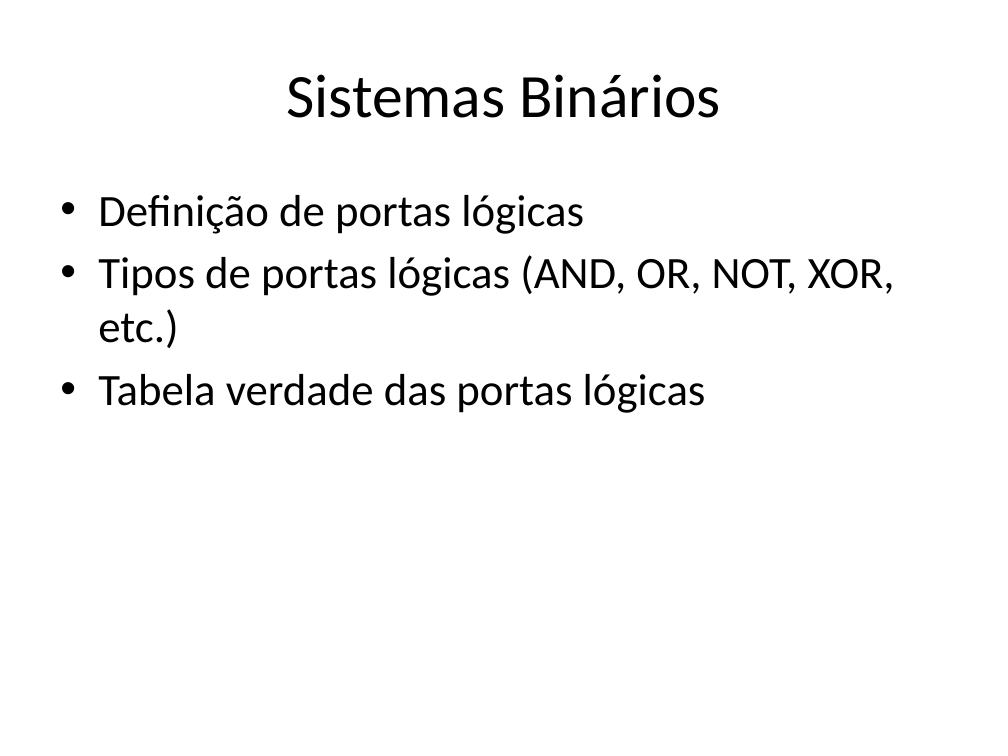
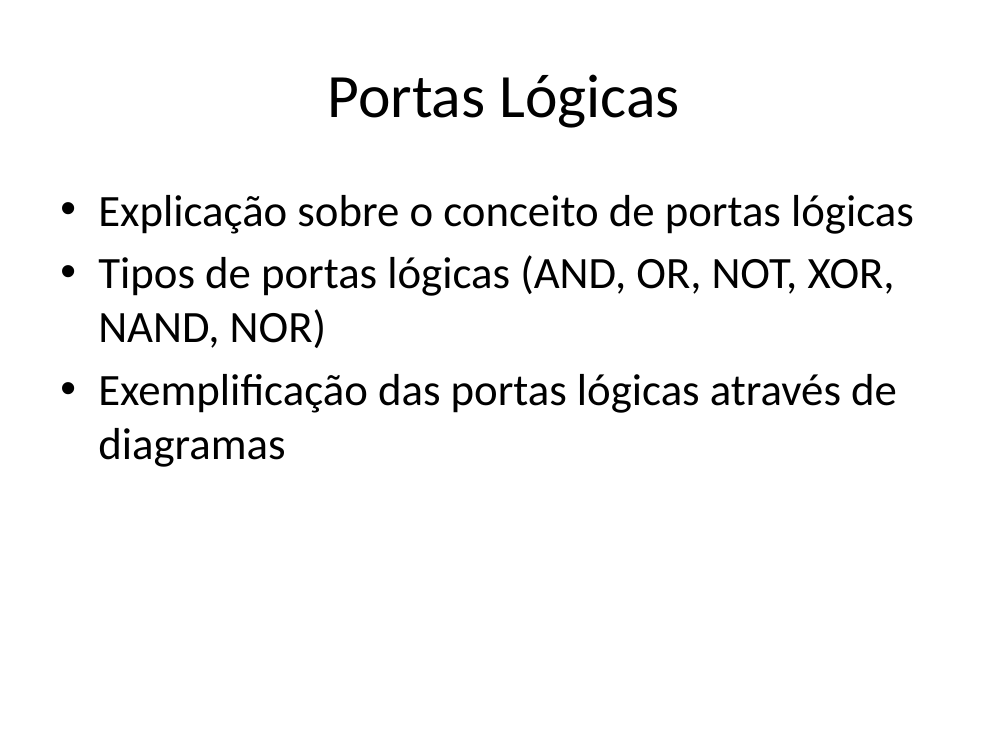
Before and after one commit to lcdlemos/EstagioNutes, a slide deck: slide 6 of IA/auto_apresentacao_IA.pptx (slide 4 before the commit). Drawn at 1008x756 pixels with LibreOffice and Linux fonts; fonts in the diff are those of the drawing. Boxes give left, top, right and bottom in pixels: in the first picture for what was removed or moved away, otherwise in the second. Text is boxed around its words. In the diff, an @@ line names an element or a change of style, - is before the commit and + after.

```diff
--- a/IA/auto_apresentacao_IA.pptx
+++ b/IA/auto_apresentacao_IA.pptx
@@ title at [328,74,680,128]: text changed @@
-Sistemas Binários
+Portas Lógicas
@@ text at [98,195,914,467]: text changed @@
-• Definição de portas lógicas
-• Tipos de portas lógicas (AND, OR, NOT, XOR, etc.)
-• Tabela verdade das portas lógicas
+• Explicação sobre o conceito de portas lógicas
+• Tipos de portas lógicas (AND, OR, NOT, XOR, NAND, NOR)
+• Exemplificação das portas lógicas através de diagramas
```
Also in this commit, not shown: 4 other slides changed, 5 slides added, 5 slides removed, 14 other files.
